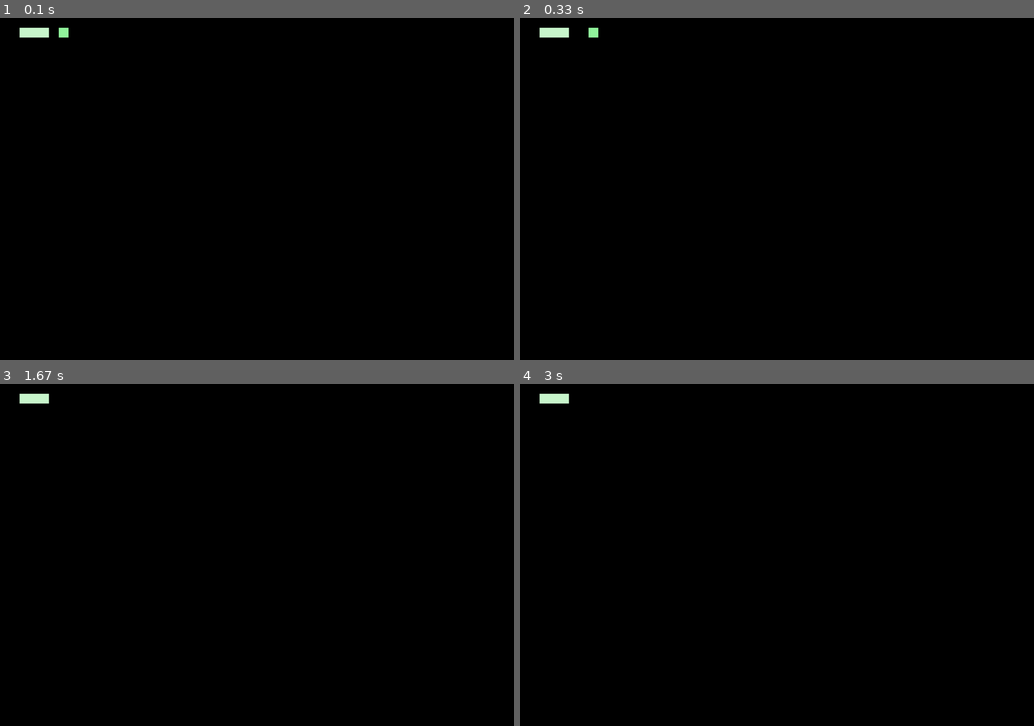
Above: before the commit, frames 1-4 (two rows, left to right).
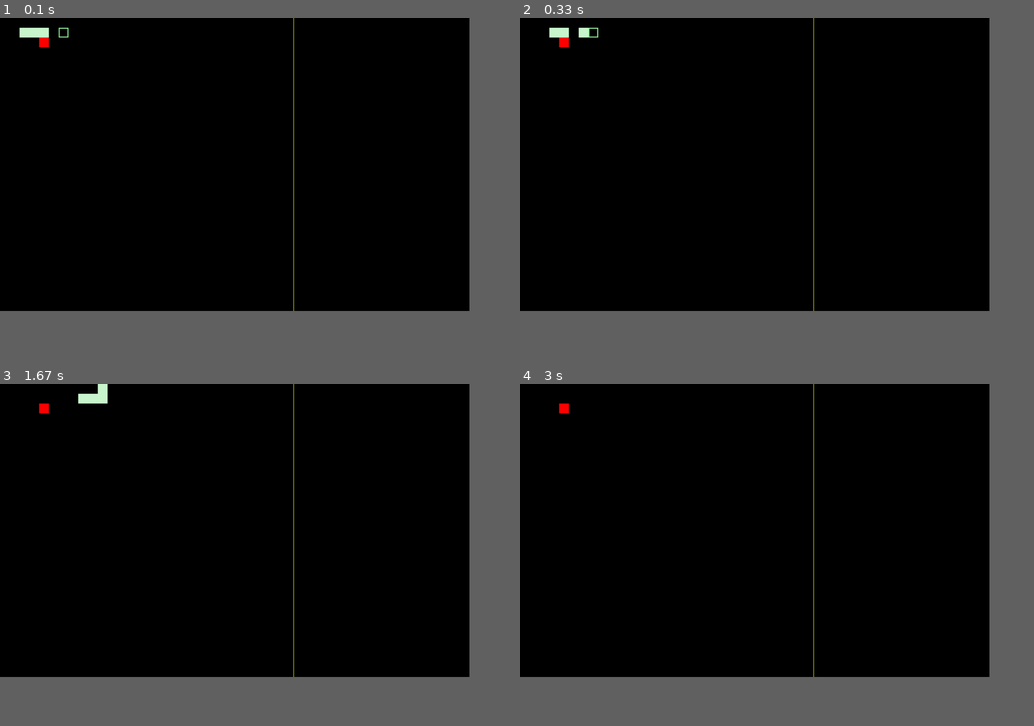
Above: after the commit, the same moments.

Repository: kristaps-m/Snake_Python_OOP
Game: pygame game, started from main.py
The game is run twice, just before and just after one commit, with the same random seed, the same clock (stepped at 60 frames per second) and the same inputs.
Inputs (mouse positions are in pixels of both pictures, inside the frame that each line leads up to):
- Up to frame 1 (0.1 s): no input
- Up to frame 2 (0.33 s): no input
- Up to frame 3 (1.67 s): tap X at 0.33 s; hold W from 1.2 s (still down); move the mouse to (123, 534) at 1.23 s
- Up to frame 4 (3 s): release W at 1.73 s
In our replay, the window is 900x600 before the commit and 822x514 after it. These sizes can differ from the game's own. Grey fills any space a smaller window leaves; there, only what the larger window draws over its background counts as a difference.

The runs differ from the first frame. In frame 1, 0.3% of the frame differs, in the area x 7-58%, y 0-86%; in frame 2, 0.4%; in frame 3, 0.7%, in the area x 3-58%, y 0-86%; in frame 4, 0.4%.

Commit message:
Add food generation. Force food out of snake tail and head. Add line to seperate game from menu place.

Diff:
--- /dev/null
+++ b/food.py
@@ -0,0 +1,43 @@
+import pygame
+import random
+
+class Food:
+    def __init__(self, surface, cell_size, w, h):
+        self.surface = surface
+        self.cell_size = cell_size
+        self.w = w
+        self.h = h
+        self.x = cell_size * 4 #random.randint()
+        self.y = cell_size * 2 #random.randint()
+
+    def draw(self):
+        pygame.draw.rect(self.surface,
+                          "#ff0000",
+                           self.p_rect(self.x, self.y, self.cell_size, self.cell_size)
+                        )
+
+    def generate_new_food(self, snake):
+        new_x = random.randint(1, self.w // self.cell_size) * self.cell_size - self.cell_size
+        new_y = random.randint(1, self.h // self.cell_size) * self.cell_size - self.cell_size
+
+        while self.is_generated_food_in_snake(new_x, new_y, snake):
+            print(self.is_generated_food_in_snake(new_x, new_y, snake))
+            new_x = random.randint(1, self.w // self.cell_size) * self.cell_size - self.cell_size
+            new_y = random.randint(1, self.h // self.cell_size) * self.cell_size - self.cell_size
+        self.x = new_x
+        self.y = new_y
+        print(f"f : {self.x} - {self.y}")
+
+
+    def is_generated_food_in_snake(self, new_x, new_y, snake):
+        all_snake = snake.tail
+        all_snake.append((snake.snake_head_x, snake.snake_head_y))
+
+        for t in all_snake:
+            if t[0] == new_x and t[1] == new_y:
+                return True
+        return False
+
+
+    def p_rect(self, x, y, w, h):
+        return pygame.Rect(x, y, w, h)
--- a/local_pygame.py
+++ b/local_pygame.py
@@ -1,16 +1,18 @@
 import pygame
 from snake import Snake
+from food import Food
 
 class TheGame:
     def __init__(self):
         self.running = True
-        self.w = 700
-        self.h = 700
-        self.add_w_for_menu = 350
+        self.w = 600
+        self.h = 600
+        self.add_w_for_menu = 360
         self.cell_size = 20
         self.screen = pygame.display.set_mode((self.w + self.add_w_for_menu, self.h))
         self.clock = pygame.time.Clock()
         self.snake = Snake(self.screen, 100, 20, 20)
+        self.food = Food(self.screen, self.cell_size, self.w, self.h)
 
     def play_game(self):
         while self.running:
@@ -33,15 +35,29 @@
                         self.snake.direction = "w"
                     elif event.key == pygame.K_d:
                         self.snake.direction = "a"
+                    elif event.key == pygame.K_x:
+                        self.snake.tail.append((self.snake.snake_head_x, self.snake.snake_head_y))
 
             # fill the screen with a color to wipe away anything from last frame
             self.screen.fill("black")
 
             """ ------ > RENDER YOUR GAME HERE"""
-            # self.snake.draw_line("yellow", (10, 10), (200,200))
+            self.snake.draw_line(
+                    "yellow",
+                    (self.w, 0),
+                    (self.w, self.h)
+                )
             self.snake.snake_head_update()
+            if self.snake.snake_head_x == self.food.x and self.snake.snake_head_y == self.food.y:
+                self.snake.tail.append((self.food.x, self.food.y))
+                self.food.generate_new_food(self.snake)
             self.snake.draw_snake_tail()
             self.snake.snake_head_draw()
+            self.snake.tail.append(
+                    (self.snake.snake_head_x, self.snake.snake_head_y)
+                )
+            del self.snake.tail[0]
+            self.food.draw()
 
             pygame.display.flip()
 
--- a/snake.py
+++ b/snake.py
@@ -32,7 +32,8 @@
     def snake_head_draw(self):
         pygame.draw.rect(self.surface,
                           "#93f59d",
-                           self.p_rect(self.snake_head_x, self.snake_head_y, self.cell_size, self.cell_size)
+                           self.p_rect(self.snake_head_x, self.snake_head_y, self.cell_size, self.cell_size),
+                           width=2
                         )
 
     def draw_snake_tail(self):
